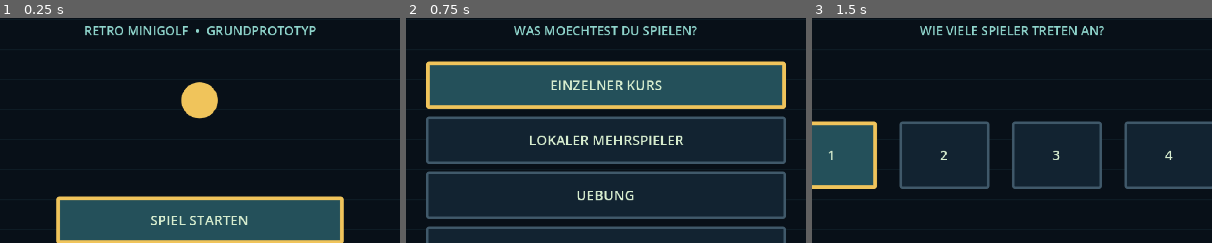
Above: before the commit, frames 1-3 (left to right).
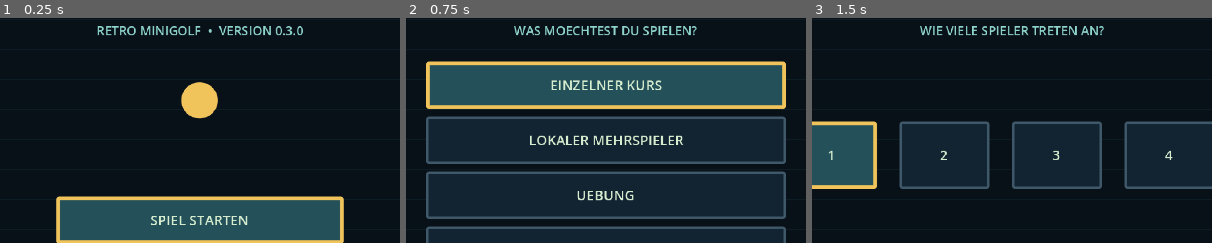
Above: after the commit, the same moments.

Repository: OnekoSL/minigolf
Game: Godot game, scene res://scenes/game_app.tscn
Same seed, same stepped clock (60 frames per second), same inputs: the game is played once before the commit and once after it.
Inputs:
- Up to frame 1 (0.25 s): no input
- Up to frame 2 (0.75 s): click "SPIEL STARTEN" at 0.5 s
- Up to frame 3 (1.5 s): click "FREIES SPIEL" at 1.25 s
The pictures show only the part of the screen within x 25-75%, y 13-63%; the shares and areas given below are measured in that part.

The runs differ from the first frame. In frame 1, 1.5% of the frame differs, in the area x 21-79%, y 3-8%; in frame 2, nothing differs; in frame 3, nothing differs.

Commit message:
Bereite spielbares Windows-Release 0.3.0 vor

Diff:
--- a/project.godot
+++ b/project.godot
@@ -5,6 +5,7 @@
 [application]
 
 config/name="Putt & Pixel - Spielrahmen-Prototyp"
+config/version="0.3.0"
 run/main_scene="res://scenes/game_app.tscn"
 config/features=PackedStringArray("4.7", "GL Compatibility")
 
@@ -18,8 +19,8 @@
 
 size/viewport_width=640
 size/viewport_height=360
-size/window_width_override=2560
-size/window_height_override=1440
+size/window_width_override=1280
+size/window_height_override=720
 stretch/mode="canvas_items"
 stretch/aspect="keep"
 handheld/orientation=1
--- a/src/game_app.gd
+++ b/src/game_app.gd
@@ -73,6 +73,8 @@
 
 
 func _ready() -> void:
+	# Keep the internal application name stable for existing user:// saves.
+	get_window().title = "Putt & Pixel %s" % ProjectSettings.get_setting("application/config/version", "")
 	process_mode = Node.PROCESS_MODE_ALWAYS
 	hole_catalog = HoleCatalog.load_default()
 	course_catalog = CourseCatalog.load_default()
@@ -172,7 +174,7 @@
 
 func _show_title() -> void:
 	current_screen = ScreenState.TITLE
-	var root := _build_screen("PUTT & PIXEL", "RETRO MINIGOLF  •  GRUNDPROTOTYP")
+	var root := _build_screen("PUTT & PIXEL", "RETRO MINIGOLF  •  VERSION %s" % ProjectSettings.get_setting("application/config/version", ""))
 	var mark := MenuWidgets.label("●", Vector2(296, 82), Vector2(48, 48), 38, Color("#f0c45b"))
 	mark.horizontal_alignment = HORIZONTAL_ALIGNMENT_CENTER
 	root.add_child(mark)
--- /dev/null
+++ b/tools/release_licenses.gd
@@ -0,0 +1,22 @@
+extends SceneTree
+
+
+func _initialize() -> void:
+	var arguments := OS.get_cmdline_user_args()
+	if arguments.size()!=1:
+		quit(1)
+		return
+	var file := FileAccess.open(arguments[0],FileAccess.WRITE)
+	if file == null:
+		push_error("Lizenzdatei konnte nicht geschrieben werden")
+		quit(1)
+		return
+	file.store_string("GODOT ENGINE\n\n"+Engine.get_license_text()+"\n\nTHIRD-PARTY COPYRIGHT NOTICES\n\n")
+	for component in Engine.get_copyright_info():
+		file.store_string(JSON.stringify(component,"\t")+"\n\n")
+	file.store_string("THIRD-PARTY LICENSE TEXTS\n\n")
+	var licenses := Engine.get_license_info()
+	for name in licenses:
+		file.store_string(String(name)+"\n\n"+String(licenses[name])+"\n\n")
+	file.close()
+	quit()
--- /dev/null
+++ b/tools/release_smoke.gd
@@ -0,0 +1,73 @@
+extends Node
+
+var failures := 0
+var checks := 0
+var output := ""
+var root: Window
+
+
+func _ready() -> void:
+	root = get_tree().root
+	var arguments := OS.get_cmdline_user_args()
+	if arguments.size()>0: output = arguments[0]
+	call_deferred("_run")
+
+
+func _check(ok: bool, message: String) -> void:
+	checks += 1
+	if not ok: failures += 1
+	print("OK " if ok else "FAIL ",message)
+
+
+func _capture(name: String) -> void:
+	if output.is_empty() or DisplayServer.get_name()=="headless": return
+	await get_tree().process_frame
+	await RenderingServer.frame_post_draw
+	_check(root.get_texture().get_image().save_png(output.path_join(name+".png"))==OK,"Release-Aufnahme "+name)
+
+
+func _run() -> void:
+	# Release templates disable external script overrides. Mount the exported
+	# EXE with the matching editor engine and a scene override for this audit; launch the
+	# actual standalone executable separately with --write-movie/--quit-after.
+	_check(ProjectSettings.get_setting("application/config/version")=="0.3.0","Version 0.3.0 im ausgelieferten Paket")
+	_check(FileAccess.file_exists("res://config/controller_mappings.cfg"),"Controllerprofile im Paket enthalten")
+	_check(not ResourceLoader.exists("res://tests/run_tests.gd") and not ResourceLoader.exists("res://tools/release_smoke.gd"),"Entwicklertests und Buildwerkzeuge nicht ausgeliefert")
+	print("USER_DIR ",OS.get_user_data_dir())
+	_check(OS.get_user_data_dir().replace("\\","/").ends_with("Godot/app_userdata/Putt & Pixel - Spielrahmen-Prototyp"),"Bisheriger Speicherordner bleibt erhalten")
+	var app := (load("res://scenes/game_app.tscn") as PackedScene).instantiate() as GameApp
+	root.add_child(app)
+	await get_tree().process_frame
+	_check(root.title=="Putt & Pixel 0.3.0","Release-Fenstertitel")
+	_check(app.hole_catalog.validate().is_empty() and app.course_catalog.validate(app.hole_catalog).is_empty(),"Exportierte Bahn- und Kursdaten sind gueltig")
+	_check(app.course_catalog.courses.size()==8,"Acht exportierte Kurse")
+	await _capture("titel")
+	for index in range(app.course_catalog.courses.size()):
+		var course := app.course_catalog.courses[index]
+		app.course_select_page = index/app.COURSES_PER_PAGE
+		app._show_course_select()
+		app._select_option(index%app.COURSES_PER_PAGE)
+		await get_tree().process_frame
+		await get_tree().process_frame
+		_check(app.course_preview.hole_ids.size()==9 and app.course_preview.runtimes.size()==9,"Neun aufgebaute Bahnen in "+course.display_name)
+		if index==5: await _capture("uhrwerkfabrik")
+	for index in range(GolferDefinition.IDS.size()):
+		var config := RoundConfig.new()
+		config.mode = RoundConfig.GameMode.PRACTICE
+		var player := PlayerProfile.create(1,"RELEASE",index)
+		player.golfer_id = GolferDefinition.IDS[index]
+		config.players = [player]
+		config.hole_ids = [&"labyrinth_nine_08"]
+		app._remove_gameplay()
+		await get_tree().process_frame
+		app._start_round(config)
+		await get_tree().process_frame
+		_check(app.gameplay != null and app.gameplay.hole.obstacle_nodes[0] is TunnelGear,"Spielstart mit "+String(player.golfer_id))
+		_check(is_equal_approx((app.gameplay.hole.obstacle_nodes[0] as TunnelGear).seconds_per_revolution,16),"Zahnradtempo im Release")
+		if index==0: await _capture("spiel")
+	app._remove_gameplay()
+	app.queue_free()
+	await get_tree().process_frame
+	await get_tree().process_frame
+	print("RELEASE: %d Checks, %d Fehler" % [checks,failures])
+	get_tree().quit(0 if failures==0 else 1)
--- /dev/null
+++ b/tools/release_smoke.tscn
@@ -0,0 +1,4 @@
+[gd_scene load_steps=2 format=3]
+[ext_resource type="Script" path="release_smoke.gd" id="1"]
+[node name="ReleaseSmoke" type="Node"]
+script = ExtResource("1")
Not shown, changed: export_presets.cfg
Not shown, added: release/NEUERUNGEN.txt
Not shown, added: release/SPIELSTART.txt
Not shown, added: tools/release_licenses.gd.uid
Not shown, added: tools/release_smoke.gd.uid
Not shown, changed: AGENTS.md
Not shown, changed: README.md
Not shown, added: release/PRUEFSTAND.md
Not shown, added: release/README.md
Not shown, added: tools/build_release.ps1
Not shown, added: tools/package_release.ps1
